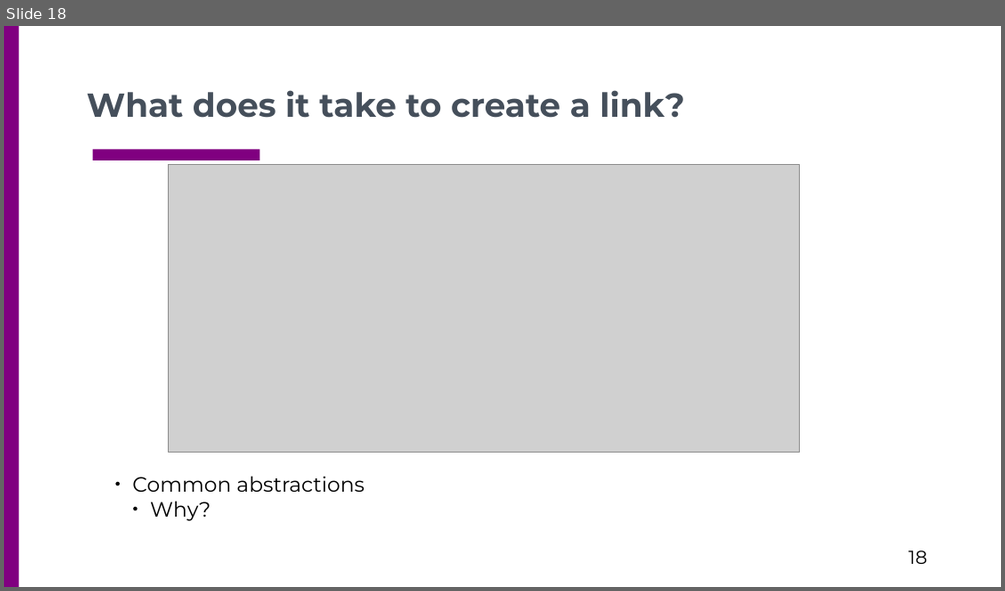
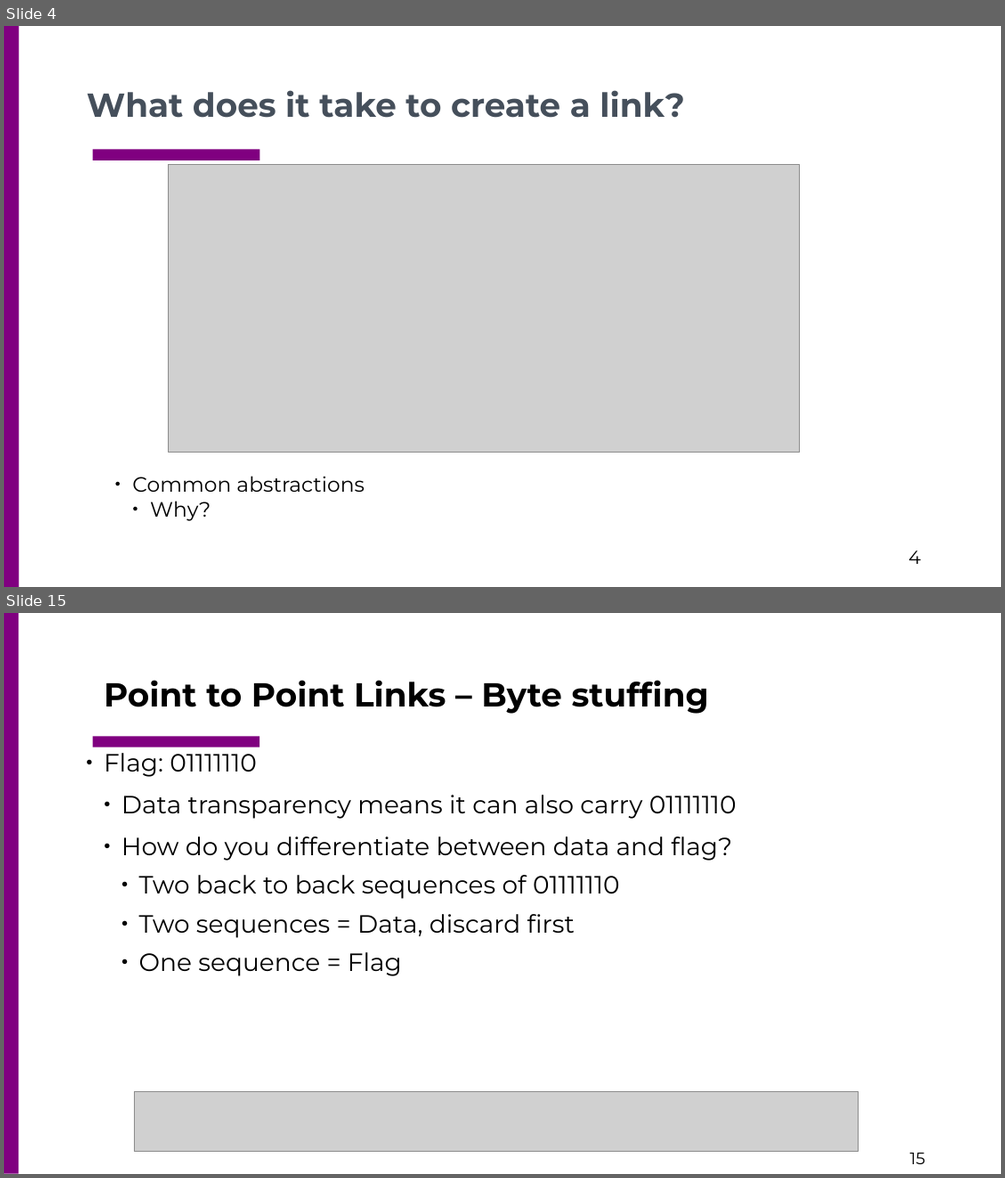
Before and after one commit to csc4200/csc4200.github.io, a slide deck: docs/lectures_source/class_slides-3.odp. Shown one above the other, each under a label of ours: slide 18 before the commit, slides 4 and 15 after it; the slides between them are not shown. The pictures are 1005x591 and 1005x1178 pixels, drawn with LibreOffice and Linux fonts; fonts in the diff are those of the drawing; grey boxes stand for pictures. Boxes give left, top, right and bottom in pixels: in the first picture for what was removed or moved away, otherwise in the second. Text is boxed around its words. In the diff, an @@ line names an element or a change of style, - is before the commit and + after.

```diff
--- a/docs/lectures_source/class_slides-3.odp
+++ b/docs/lectures_source/class_slides-3.odp
@@ slide 15 added at bbox=[4, 613, 1001, 1174], background #FFFFFF; not listed: 2 template elements that a slide beside it also shows @@
@@ title added at bbox=[104, 680, 709, 714], 32 pt, text #000000, bold @@
+Point to Point Links – Byte stuffing
@@ text added at bbox=[104, 747, 736, 976], 24 pt, text #000000 @@
+● Flag: 01111110
+  ● Data transparency means it can also carry 01111110
+  ● How do you differentiate between data and flag?
+    ● Two back to back sequences of 01111110
+    ● Two sequences = Data, discard first
+    ● One sequence = Flag
@@ picture added at bbox=[134, 1092, 858, 1151] @@
@@ page number added at bbox=[910, 1152, 925, 1164], 16 pt, text #000000 @@
+15
@@ what was slide 18 is now slide 4 @@
@@ page number at bbox=[908, 550, 921, 564]: text changed @@
-18
+4
```
Also in this commit, not shown: 1 slide changed, 22 other slides added, 16 slides removed, 14 other files.
